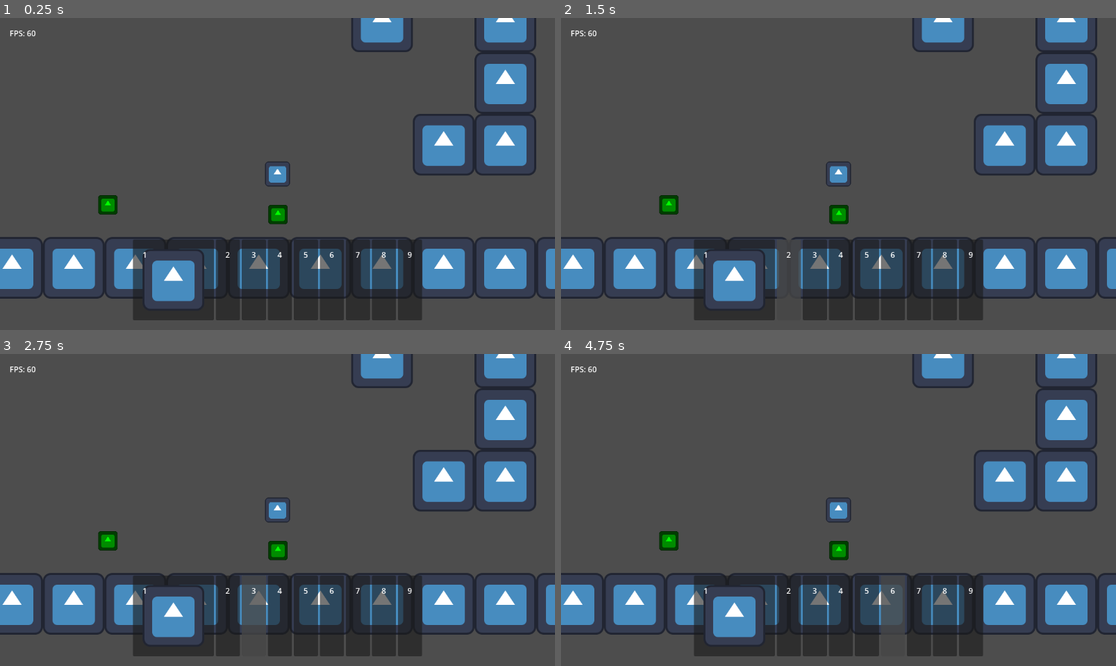
Above: before the commit, frames 1-4 (two rows, left to right).
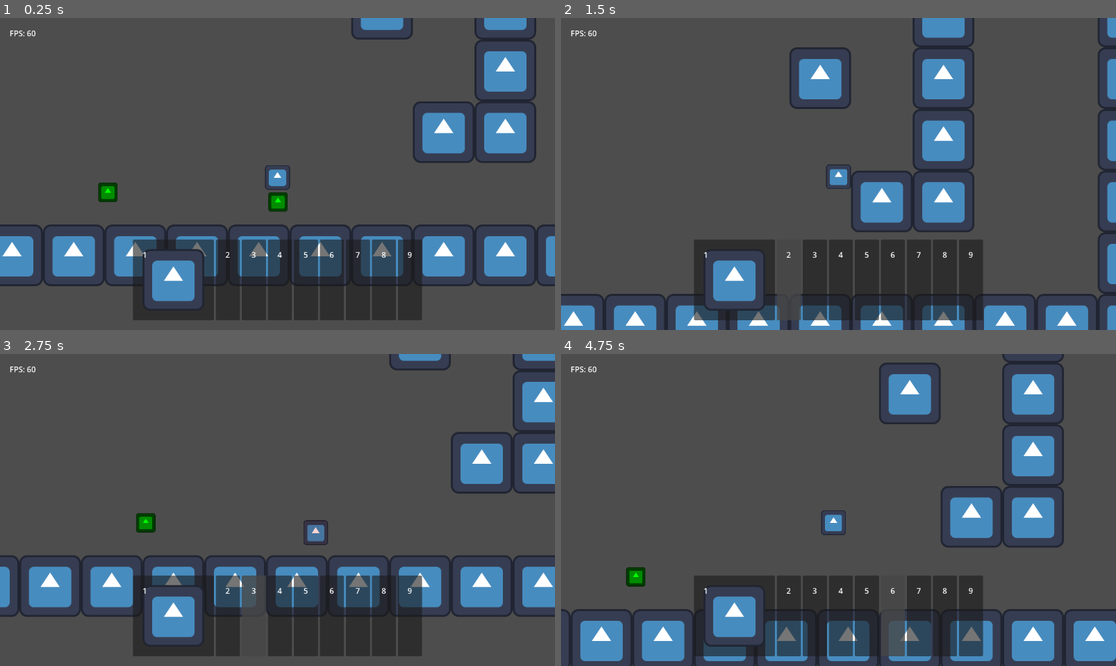
Above: after the commit, the same moments.

Repository: TheHumanMRP/RPG-Life-Tracker
Game: Godot game, scene res://Folders/Systems/Main/Scenes/main_scene.tscn
The game is run twice, just before and just after one commit, with the same random seed, the same clock (stepped at 60 frames per second) and the same inputs. The engine's default icon, where the game draws it, is replaced by a stand-in: a white triangle on a blue panel in a dark square.
Inputs (mouse positions are in pixels of both pictures, inside the frame that each line leads up to):
- Up to frame 1 (0.25 s): no input
- Up to frame 2 (1.5 s): move the mouse to (733, 280) at 0.52 s; hold D (move_right) from 0.53 s (still down); tap Space (jump) at 0.6, 0.77, 1.07 s; click (733, 280) at 0.67 s; move the mouse to (788, 280) at 1.27 s; tap I (add_test_sword) at 1.35 s; click (788, 280) at 1.42 s
- Up to frame 3 (2.75 s): tap Space (jump) at 1.52, 1.55, 1.82, 2.1 s; move the mouse to (255, 616) at 2.02 s; release D (move_right) at 2.03 s; hold A (move_left) from 2.03 s (still down); click (255, 616) at 2.17 s
- Up to frame 4 (4.75 s): move the mouse to (838, 616) at 2.77 s; release A (move_left) at 2.78 s; hold D (move_right) 2.78-4.28 s; tap I (add_test_sword) at 2.85, 4.35 s; click (838, 616) at 2.92 s; tap Space (jump) at 3.02, 3.05, 3.32, 3.6, 3.77, 4.07, 4.52, 4.55 s; move the mouse to (866, 616) at 3.52 s; click (866, 616) at 3.67 s; move the mouse to (894, 616) at 4.27 s; hold A (move_left) from 4.28 s (still down); click (894, 616) at 4.42 s

The runs differ from the first frame. In frame 1, 13% of the frame differs, in the area x 0-100%, y 0-90%; in frame 2, 28%, in the area x 0-100%, y 0-100%; in frame 3, 22%; in frame 4, 28%.
Error before the commit: Parse Error: Too many arguments for "handle_jump()" call. Expected at most 4 but received 5. (res://Folders/Components/movement_component.gd:79)
Error after the commit: Invalid call. Nonexistent function 'get_inventory' in base 'Node (global.gd)'. (res://Folders/Systems/Inventory_System/Scripts/hotbar_logic.gd:61)

Commit message:
Auto commit at 2026-07-12 12:02:18

Diff:
--- a/Folders/Components/movement_component.gd
+++ b/Folders/Components/movement_component.gd
@@ -94,7 +94,7 @@
 
 	return velocity
 
-func handle_jump(velocity: Vector2, is_on_wall: bool, wall_dir: int, jump: bool) -> Vector2:
+func handle_jump(velocity: Vector2, is_on_wall: bool, is_on_floor: bool, wall_dir: int, jump: bool) -> Vector2:
 	if jump:
 		if is_on_wall:
 			velocity.x = wall_dir * wall_jump_force
